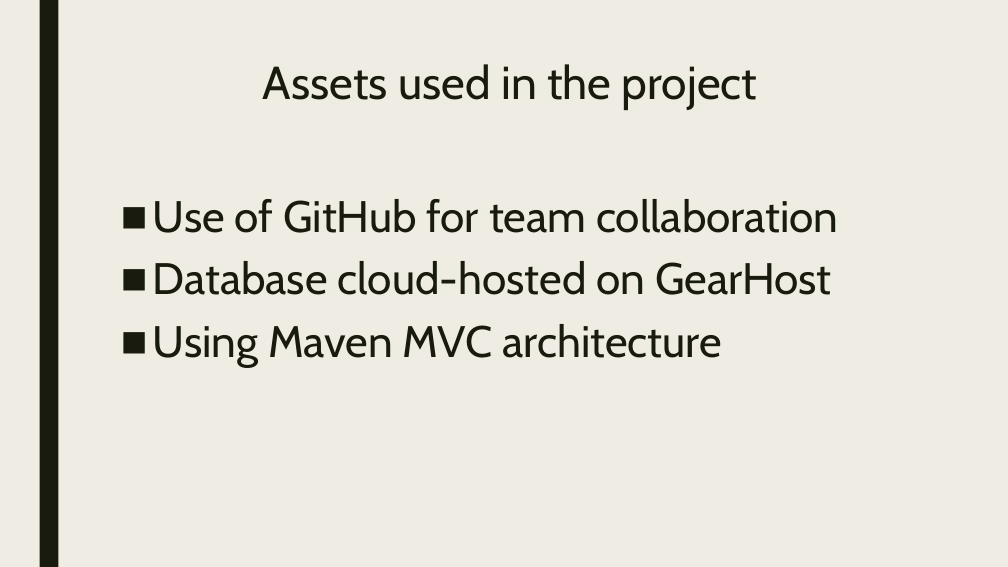
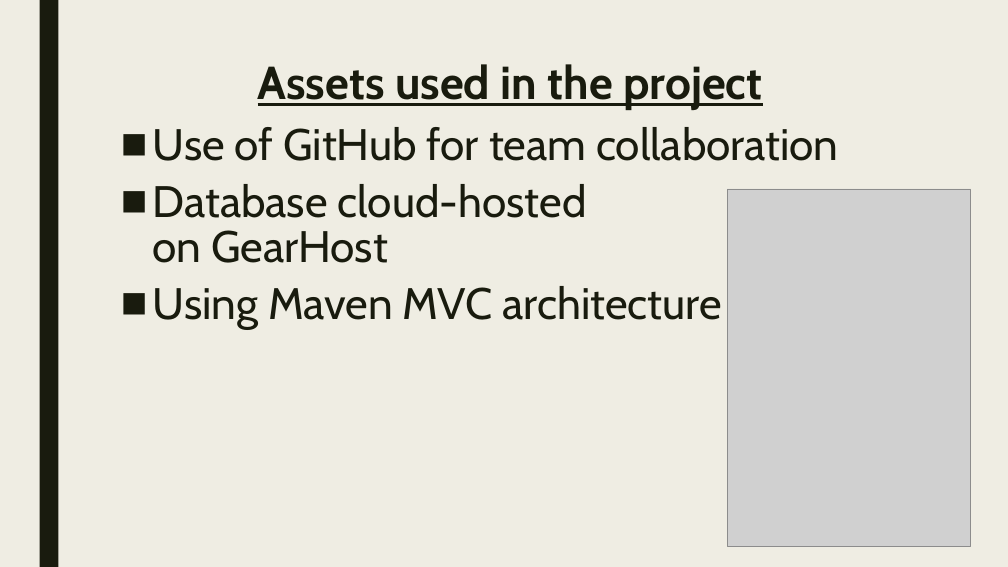
Before and after one commit to Valini/OfficeGit, a slide deck: slide 2 of The OfficePPT.pptx. Drawn at 1008x567 pixels with LibreOffice and Linux fonts; fonts in the diff are those of the drawing; grey boxes stand for pictures. Boxes give left, top, right and bottom in pixels: in the first picture for what was removed or moved away, otherwise in the second. Text is boxed around its words. In the diff, an @@ line names an element or a change of style, - is before the commit and + after.

```diff
--- a/The OfficePPT.pptx
+++ b/The OfficePPT.pptx
@@ title "Assets used in the project" at <box>258,64,762,110</box>: bold on, underline on @@
@@ text "Use of GitHub for team ...": place and size @@
-text "Use of GitHub for team ..." at <box>153,199,838,368</box>
+text "Use of GitHub for team ..." at <box>153,127,838,330</box>
@@ text "Use of GitHub for team ..." at <box>153,127,838,330</box>: line spacing 0.94 to 0.84 @@
@@ picture added at <box>727,189,972,547</box> @@
```
Also in this commit, not shown: 4 other slides changed.
